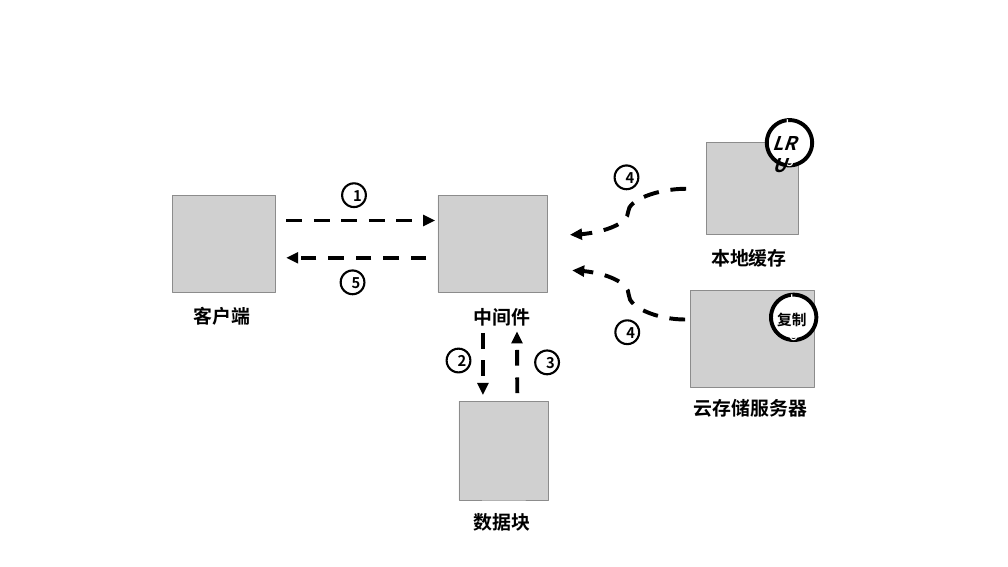
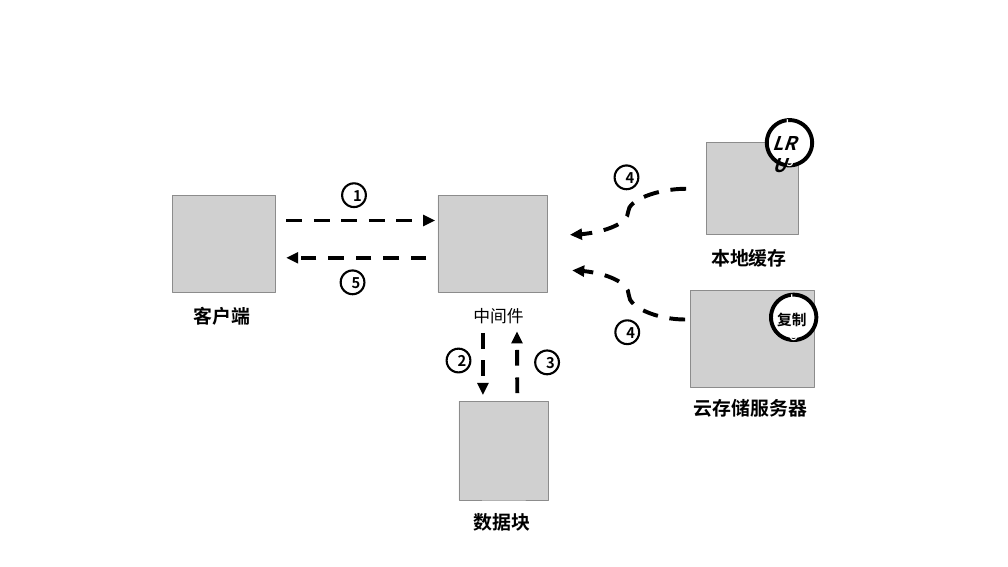
Before and after one commit to liuwu0225/Graduation-Thesis, a slide deck: slide 2 of 图/第三章-优化分析/大文件传输与断点续传01.pptx. Drawn at 1008x567 pixels with LibreOffice and Linux fonts; fonts in the diff are those of the drawing; grey boxes stand for pictures. Boxes give left, top, right and bottom in pixels: in the first picture for what was removed or moved away, otherwise in the second. Text is boxed around its words. In the diff, an @@ line names an element or a change of style, - is before the commit and + after.

```diff
--- a/图/第三章-优化分析/大文件传输与断点续传01.pptx
+++ b/图/第三章-优化分析/大文件传输与断点续传01.pptx
@@ text "中间件" at [473, 308, 523, 324]: size 18 to 16 pt, bold off @@
```
Also in this commit, not shown: 1 other slide changed, 21 other files.
